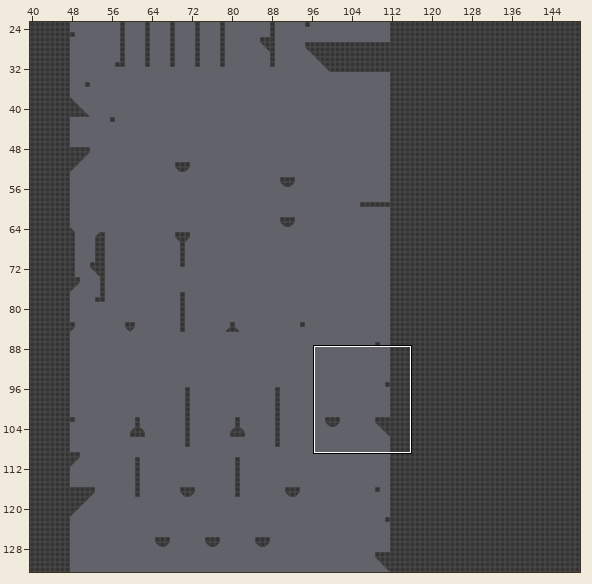
Tiled map: RealmOfChampions/realmOfChampionsTilemap.tmx. Above: a wide view before the commit, with the close-up outlined.
Close-up. Before the edit:
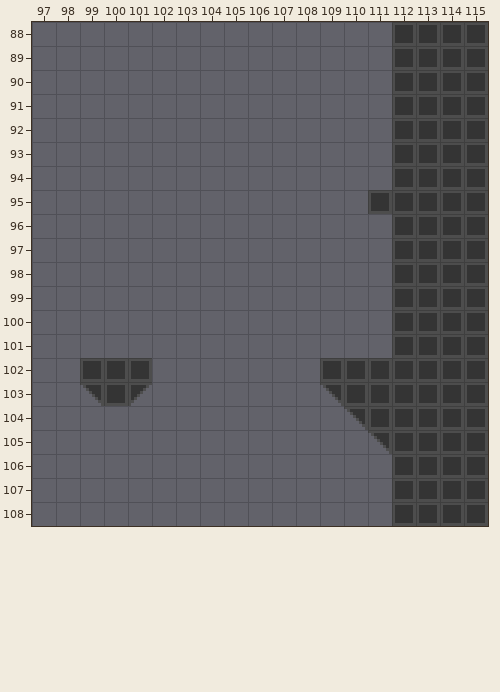
Cells are 8x8 px. Shown: x 97..115, y 88..108. The commit also changed other parts of the map, which this record leaves out.
After the commit:
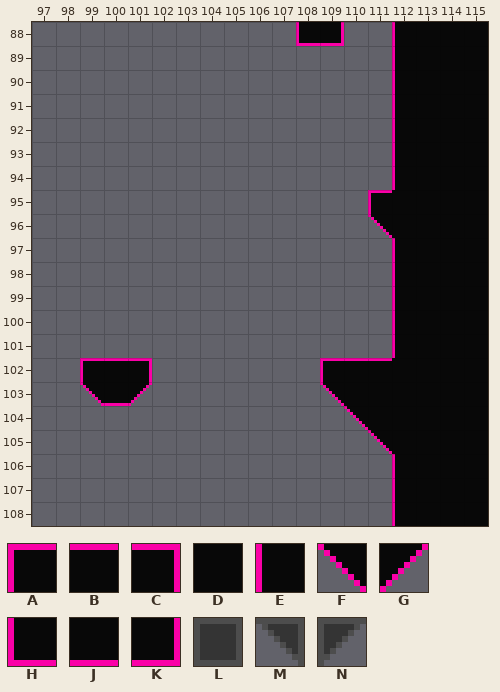
Key: from "championsTileset1": A 1, B 2, C 5, D 8, E 14, F 35, G 41, H 43, J 44, K 47; from "testTileset": L 0, M 4, N 5.
_ is an empty cell, . an unchanged one.
Difference:
--- layer "Tile Layer 1"
@@ x 99..115 @@
- 88 .........__..LLLL
- 89 .............LLLL
- 90 .............LLLL
- 91 .............LLLL
- 92 .............LLLL
- 93 .............LLLL
- 94 .............LLLL
- 95 ............LLLLL
- 96 ............_LLLL
- 97 .............LLLL
- 98 .............LLLL
- 99 .............LLLL
-100 .............LLLL
-101 .............LLLL
-102 LLL.......LLLLLLL
-103 MLN.......MLLLLLL
-104 ...........MLLLLL
-105 ............MLLLL
-106 .............LLLL
-107 .............LLLL
-108 .............LLLL
+ 88 .........HK..EDDD
+ 89 .............EDDD
+ 90 .............EDDD
+ 91 .............EDDD
+ 92 .............EDDD
+ 93 .............EDDD
+ 94 .............EDDD
+ 95 ............ADDDD
+ 96 ............FDDDD
+ 97 .............EDDD
+ 98 .............EDDD
+ 99 .............EDDD
+100 .............EDDD
+101 .............EDDD
+102 ABC.......ABBDDDD
+103 FJG.......FDDDDDD
+104 ...........FDDDDD
+105 ............FDDDD
+106 .............EDDD
+107 .............EDDD
+108 .............EDDD
Where, in picture pixels (left, top, right, bottom), the same in both close-ups:
changed: (296, 22, 488, 526)
changed: (80, 358, 152, 406)
